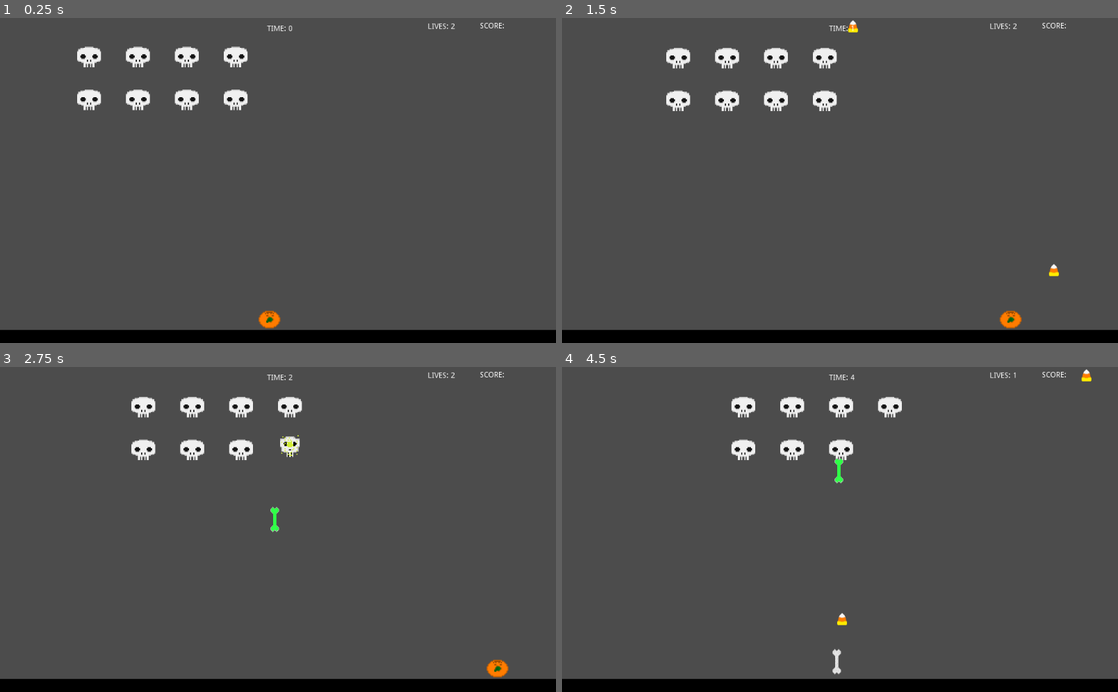
Above: before the commit, frames 1-4 (two rows, left to right).
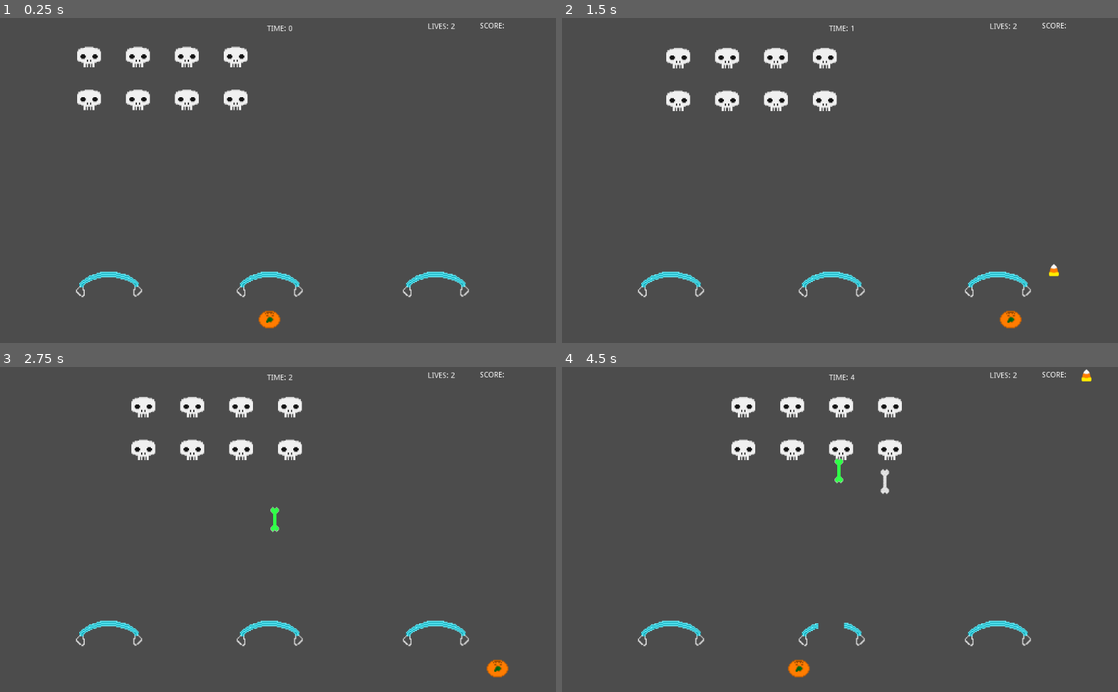
Above: after the commit, the same moments.

Repository: jdibble21/MJ-Spooky-Invaders
Game: Godot game, scene res://src/Level.tscn
Same seed, same stepped clock (60 frames per second), same inputs: the game is played once before the commit and once after it.
Inputs:
- Up to frame 1 (0.25 s): no input
- Up to frame 2 (1.5 s): hold Right (move_right) 0.53-1.28 s; tap Space (fire) at 0.6, 1.35 s; hold Left (move_left) from 1.28 s (still down)
- Up to frame 3 (2.75 s): release Left (move_left) at 2.03 s; hold Right (move_right) from 2.03 s (still down); tap Space (fire) at 2.1 s
- Up to frame 4 (4.5 s): tap Space (fire) at 2.85, 3.6, 4.35 s; release Right (move_right) at 3.53 s; hold Left (move_left) from 3.53 s (still down)

The runs differ from the first frame. In frame 1, 4.8% of the frame differs, in the area x 0-100%, y 77-100%; in frame 2, 4.9%; in frame 3, 5.0%; in frame 4, 5.3%, in the area x 0-100%, y 1-100%.

Commit message:
Create barrier destroy feature

Diff:
--- a/project/src/Enemy.tscn
+++ b/project/src/Enemy.tscn
@@ -48,7 +48,9 @@
 frames = SubResource( 2 )
 animation = "destroyed"
 
-[node name="HitBox" type="Area2D" parent="."]
+[node name="HitBox" type="Area2D" parent="." groups=[
+"invader",
+]]
 
 [node name="CollisionShape2D" type="CollisionShape2D" parent="HitBox"]
 shape = SubResource( 3 )
--- a/project/src/EnemyBullet.gd
+++ b/project/src/EnemyBullet.gd
@@ -12,3 +12,16 @@
 	position += transform.y * SPEED * delta
 	if position.y >= _screen_height:
 		queue_free()
+
+
+
+
+
+func _on_EnemyBullet_body_entered(body):
+	if !body.is_in_group("invader"):
+		queue_free()
+
+
+func _on_EnemyBullet_area_entered(area):
+	if !area.is_in_group("invader") and !area.is_in_group("player_bullet"):
+		queue_free()
--- a/project/src/EnemyBullet.tscn
+++ b/project/src/EnemyBullet.tscn
@@ -28,3 +28,5 @@
 [node name="CollisionShape2D" type="CollisionShape2D" parent="."]
 position = Vector2( 0, 1 )
 shape = SubResource( 2 )
+[connection signal="area_entered" from="." to="." method="_on_EnemyBullet_area_entered"]
+[connection signal="body_entered" from="." to="." method="_on_EnemyBullet_body_entered"]
--- a/project/src/Level.gd
+++ b/project/src/Level.gd
@@ -6,6 +6,7 @@
 onready var _spawn_points = $SpawnPoints
 onready var _music_loop = $MusicLoop
 onready var _HUD_lives_label = $HUD/LivesLabel
+onready var _HUD := $HUD
 
 func _ready():
 	_player.connect("player_defeated",self,"_game_over")
@@ -18,5 +19,6 @@
 
 func _game_over():
 	set_process(false)
+	_HUD.set_process(false)
 	_HUD_lives_label.text = "LIVES: 0"
 	_music_loop.stop()
--- a/project/src/Level.tscn
+++ b/project/src/Level.tscn
@@ -6,6 +6,7 @@
 [ext_resource path="res://src/SpawnPoints.tscn" type="PackedScene" id=4]
 [ext_resource path="res://src/HUD.tscn" type="PackedScene" id=5]
 [ext_resource path="res://assets/level_assets/border.png" type="Texture" id=6]
+[ext_resource path="res://src/MaskBarrier.tscn" type="PackedScene" id=7]
 
 [sub_resource type="ConvexPolygonShape2D" id=1]
 points = PoolVector2Array( 0, 0, 64, 0, 64, 64, 0, 64 )
@@ -42,7 +43,7 @@
 collision_layer = 1048575
 collision_mask = 1048575
 format = 1
-tile_data = PoolIntArray( -786433, 0, 0, -851968, 0, 0, -851 …(11971 unchanged characters)… , 0, 0, 655358, 0, 0, 655359, 0, 0, 589824, 0, 0, 589825, 0, 0, 589826, 0, 0, 589827, 0, 0, 589828, 0, 0, 589829, 0, 0, 589830, 0, 0, 589831, 0, 0, 589832, 0, 0, 589833, 0, 0, 589834, 0, 0, 589835, 0, 0, 589836, 0, 0, 589837, 0, 0, 589838, 0, 0, 589839, 0, 0, 589840, 0, 0, 589841, 0, 0, 589842, 0, 0, 58 …(10510 unchanged characters)…
+tile_data = PoolIntArray( -786433, 0, 0, -851968, 0, 0, -851 …(11971 unchanged characters)… , 0, 0, 655358, 0, 0, 655359, 0, 0, 589840, 0, 0, 589841, 0, 0, 589842, 0, 0, 58 …(10510 unchanged characters)…
 
 [node name="Player" parent="." instance=ExtResource( 1 )]
 position = Vector2( 1.5874, 95.9937 )
@@ -55,3 +56,12 @@
 volume_db = -5.474
 
 [node name="HUD" parent="." instance=ExtResource( 5 )]
+
+[node name="MaskBarrier" parent="." instance=ExtResource( 7 )]
+position = Vector2( 160, 496 )
+
+[node name="MaskBarrier2" parent="." instance=ExtResource( 7 )]
+position = Vector2( 456, 496 )
+
+[node name="MaskBarrier3" parent="." instance=ExtResource( 7 )]
+position = Vector2( 762, 496 )
--- a/project/src/MaskBarrier.gd
+++ b/project/src/MaskBarrier.gd
@@ -8,12 +8,27 @@
 
 
 func _on_LeftBarrier_area_entered(area):
-	print("Left Area Entered!")
+	if area.is_in_group("enemy_bullet"):
+		$AnimationPlayer.play("left_barrier_destroyed")
+		print("Left Area Entered!")
 
 
 func _on_CenterBarrier_area_entered(area):
-	print("Center Area Entered!")
+	if area.is_in_group("enemy_bullet"):
+		$AnimationPlayer.play("center_barrier_destroyed")
+		print("Center Area Entered!")
 
 
 func _on_RightBarrier_area_entered(area):
-	print("Right Area Entered!")
+	if area.is_in_group("enemy_bullet"):
+		$AnimationPlayer.play("right_barrier_destroyed")
+		print("Right Area Entered!")
+
+
+func _on_AnimationPlayer_animation_finished(anim_name):
+	if anim_name == "left_barrier_destroyed":
+		_left_barrier.queue_free()
+	if anim_name == "center_barrier_destroyed":
+		_center_barrier.queue_free()
+	if anim_name == "right_barrier_destroyed":
+		_right_barrier.queue_free()
--- a/project/src/MaskBarrier.tscn
+++ b/project/src/MaskBarrier.tscn
@@ -1,23 +1,70 @@
-[gd_scene load_steps=8 format=2]
+[gd_scene load_steps=9 format=2]
 
 [ext_resource path="res://assets/level_assets/mask_barrier_center.png" type="Texture" id=1]
 [ext_resource path="res://assets/level_assets/mask_barrier_right.png" type="Texture" id=2]
 [ext_resource path="res://assets/level_assets/mask_barrier_left.png" type="Texture" id=3]
 [ext_resource path="res://src/MaskBarrier.gd" type="Script" id=4]
 
-[sub_resource type="CircleShape2D" id=1]
-radius = 22.9744
-
-[sub_resource type="RectangleShape2D" id=2]
+[sub_resource type="RectangleShape2D" id=1]
 extents = Vector2( 23.969, 6.42894 )
 
-[sub_resource type="CircleShape2D" id=3]
-radius = 26.6623
+[sub_resource type="Animation" id=2]
+resource_name = "center_barrier_destroyed"
+length = 0.5
+step = 0.01
+tracks/0/type = "value"
+tracks/0/path = NodePath("CenterBarrier:visible")
+tracks/0/interp = 1
+tracks/0/loop_wrap = true
+tracks/0/imported = false
+tracks/0/enabled = true
+tracks/0/keys = {
+"times": PoolRealArray( 0, 0.05, 0.1, 0.15, 0.2, 0.25, 0.3, 0.35, 0.4, 0.45, 0.5 ),
+"transitions": PoolRealArray( 1, 1, 1, 1, 1, 1, 1, 1, 1, 1, 1 ),
+"update": 1,
+"values": [ true, false, true, false, true, false, true, false, true, false, true ]
+}
+
+[sub_resource type="Animation" id=3]
+resource_name = "left_barrier_destroyed"
+length = 0.5
+step = 0.01
+tracks/0/type = "value"
+tracks/0/path = NodePath("LeftBarrier/Sprite:visible")
+tracks/0/interp = 1
+tracks/0/loop_wrap = true
+tracks/0/imported = false
+tracks/0/enabled = true
+tracks/0/keys = {
+"times": PoolRealArray( 0, 0.05, 0.1, 0.15, 0.2, 0.25, 0.3, 0.35, 0.4, 0.45, 0.5 ),
+"transitions": PoolRealArray( 1, 1, 1, 1, 1, 1, 1, 1, 1, 1, 1 ),
+"update": 1,
+"values": [ true, false, true, false, true, false, true, false, true, false, true ]
+}
+
+[sub_resource type="Animation" id=4]
+resource_name = "right_barrier_destroyed"
+length = 0.5
+step = 0.01
+tracks/0/type = "value"
+tracks/0/path = NodePath("RightBarrier/Sprite:visible")
+tracks/0/interp = 1
+tracks/0/loop_wrap = true
+tracks/0/imported = false
+tracks/0/enabled = true
+tracks/0/keys = {
+"times": PoolRealArray( 0, 0.05, 0.1, 0.15, 0.2, 0.25, 0.3, 0.35, 0.4, 0.45, 0.5 ),
+"transitions": PoolRealArray( 1, 1, 1, 1, 1, 1, 1, 1, 1, 1, 1 ),
+"update": 1,
+"values": [ true, false, true, false, true, false, true, false, true, false, true ]
+}
 
 [node name="MaskBarrier" type="Area2D"]
 script = ExtResource( 4 )
 
-[node name="LeftBarrier" type="Area2D" parent="."]
+[node name="LeftBarrier" type="Area2D" parent="." groups=[
+"mask_barrier",
+]]
 position = Vector2( 1.94576, 5.2002 )
 __meta__ = {
 "_edit_group_": true
@@ -27,11 +74,12 @@
 position = Vector2( 0.0456085, -0.0218658 )
 texture = ExtResource( 3 )
 
-[node name="CollisionShape2D" type="CollisionShape2D" parent="LeftBarrier"]
-position = Vector2( 1, -4 )
-shape = SubResource( 1 )
+[node name="CollisionPolygon2D" type="CollisionPolygon2D" parent="LeftBarrier"]
+polygon = PoolVector2Array( -12.8272, -15.3196, -22.1917, 0.412666, -11.7035, 15.0212, 11.5203, -16.4433, 11.5203, -28.4297 )
 
-[node name="CenterBarrier" type="Area2D" parent="."]
+[node name="CenterBarrier" type="Area2D" parent="." groups=[
+"mask_barrier",
+]]
 position = Vector2( 38.7272, -9.4718 )
 __meta__ = {
 "_edit_group_": true
@@ -43,9 +91,11 @@
 
 [node name="CollisionShape2D" type="CollisionShape2D" parent="CenterBarrier"]
 position = Vector2( 1, -11 )
-shape = SubResource( 2 )
+shape = SubResource( 1 )
 
-[node name="RightBarrier" type="Area2D" parent="."]
+[node name="RightBarrier" type="Area2D" parent="." groups=[
+"mask_barrier",
+]]
 position = Vector2( 81.5528, -1.6022 )
 __meta__ = {
 "_edit_group_": true
@@ -54,9 +104,14 @@
 [node name="Sprite" type="Sprite" parent="RightBarrier"]
 texture = ExtResource( 2 )
 
-[node name="CollisionShape2D" type="CollisionShape2D" parent="RightBarrier"]
-position = Vector2( -6, 4 )
-shape = SubResource( 3 )
+[node name="CollisionPolygon2D" type="CollisionPolygon2D" parent="RightBarrier"]
+polygon = PoolVector2Array( -9.55951, -8.99176, -2.81714, 0.747238, 5.42355, 18.3524, 21.5304, 10.8608, 13.2897, -8.2426, -16.3019, -23.9748, -16.6765, -11.6138 )
+
+[node name="AnimationPlayer" type="AnimationPlayer" parent="."]
+anims/center_barrier_destroyed = SubResource( 2 )
+anims/left_barrier_destroyed = SubResource( 3 )
+anims/right_barrier_destroyed = SubResource( 4 )
 [connection signal="area_entered" from="LeftBarrier" to="." method="_on_LeftBarrier_area_entered"]
 [connection signal="area_entered" from="CenterBarrier" to="." method="_on_CenterBarrier_area_entered"]
 [connection signal="area_entered" from="RightBarrier" to="." method="_on_RightBarrier_area_entered"]
+[connection signal="animation_finished" from="AnimationPlayer" to="." method="_on_AnimationPlayer_animation_finished"]
--- a/project/src/Menu.gd
+++ b/project/src/Menu.gd
@@ -1,18 +1,8 @@
 extends Node2D
 
 
-# Declare member variables here. Examples:
-# var a = 2
-# var b = "text"
 
-
-# Called when the node enters the scene tree for the first time.
 func _ready():
 	$AnimationPlayer.play("logo_fly_in")
 	$AnimatedSprite.play("idle")
 	$AnimatedSprite2.play("idle")
-
-
-# Called every frame. 'delta' is the elapsed time since the previous frame.
-#func _process(delta):
-#	pass
--- a/project/src/PlayerBullet.gd
+++ b/project/src/PlayerBullet.gd
@@ -15,3 +15,9 @@
 
 func _on_PlayerBullet_body_entered(body):
 	queue_free()
+
+
+
+func _on_PlayerBullet_area_entered(area):
+	if area.is_in_group("mask_barrier"):
+		queue_free()
--- a/project/src/PlayerBullet.tscn
+++ b/project/src/PlayerBullet.tscn
@@ -1,7 +1,8 @@
 [gd_scene load_steps=4 format=2]
 
-[ext_resource path="res://assets/candy_player_projectile.png" type="Texture" id=1]
+[ext_resource path="res://assets/projectiles/candy_player_projectile.png" type="Texture" id=1]
 [ext_resource path="res://src/PlayerBullet.gd" type="Script" id=2]
+
 
 [sub_resource type="CapsuleShape2D" id=1]
 height = 3.75
@@ -23,4 +24,5 @@
 
 [node name="CollisionShape2D" type="CollisionShape2D" parent="."]
 shape = SubResource( 1 )
+[connection signal="area_entered" from="." to="." method="_on_PlayerBullet_area_entered"]
 [connection signal="body_entered" from="." to="." method="_on_PlayerBullet_body_entered"]
Not shown, removed: project/assets/candy_player_projectile.png.import
Binary file removed: project/assets/mask_barrier.png
Binary file removed: project/assets/mask_barrier_16px.png
Not shown, removed: project/assets/mask_barrier_16px.png.import
Renamed: project/assets/candy_player_projectile.png -> project/assets/projectiles/candy_player_projectile.png
Not shown, changed: project/assets/projectiles/candy_player_projectile.png.import
Not shown: 1 places in project/src/Level.tscn that only renumber resources
